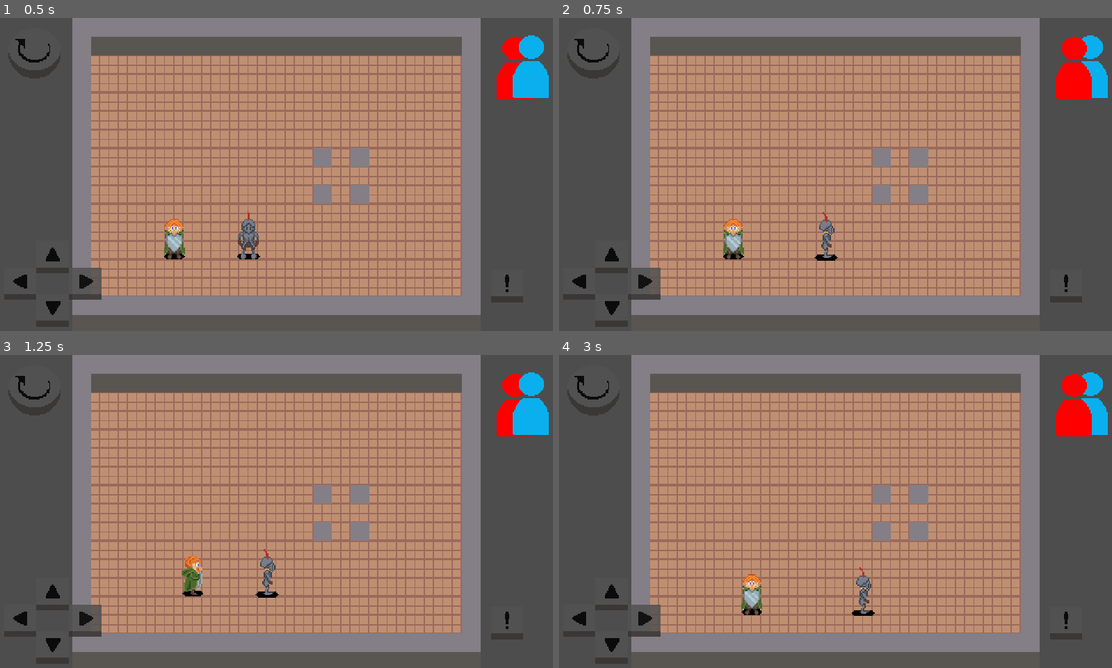
Above: before the commit, frames 1-4 (two rows, left to right).
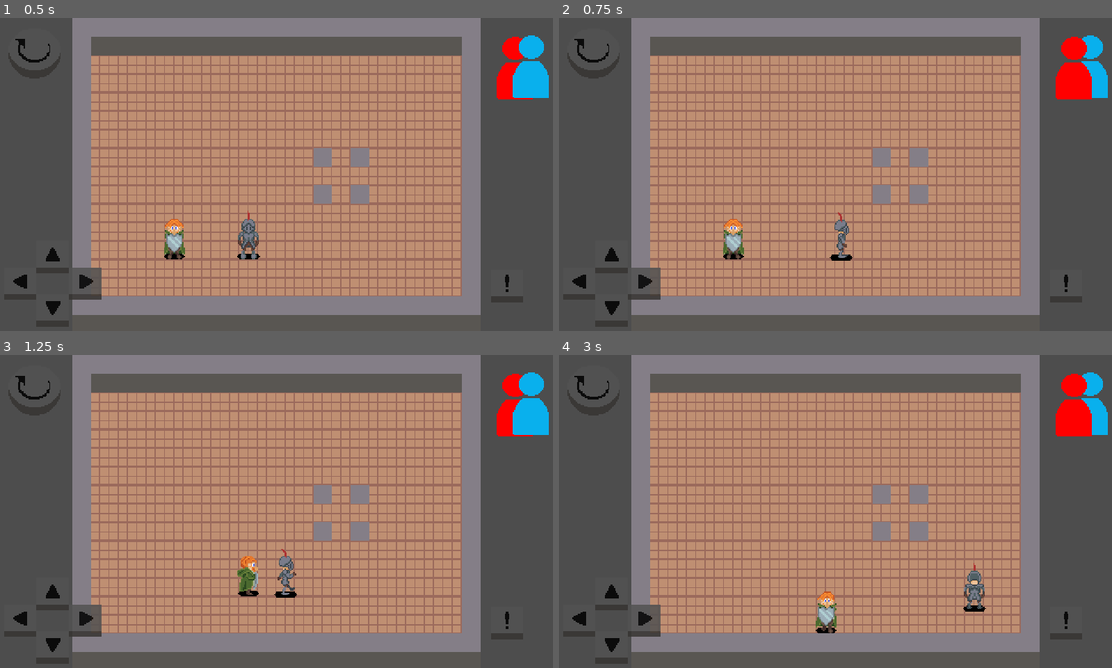
Above: after the commit, the same moments.

Repository: gumaciel/awesome-game-jam-01
Game: Godot game, scene res://scenes/main.tscn
Same seed, same stepped clock (60 frames per second), same inputs: the game is played once before the commit and once after it. The engine's default icon, where the game draws it, is replaced by a stand-in: a white triangle on a blue panel in a dark square.
Inputs:
- Up to frame 1 (0.5 s): no input
- Up to frame 2 (0.75 s): tap Enter (ui_accept) at 0.5 s; hold Right (ui_right) from 0.53 s (still down)
- Up to frame 3 (1.25 s): keep holding Right (ui_right); tap Enter (ui_accept) at 0.77 s
- Up to frame 4 (3 s): release Right (ui_right) at 1.28 s; hold Down (ui_down) 1.28-2.03 s; tap Enter (ui_accept) at 1.52 s; hold Right (ui_right) 2.03-2.78 s; hold Up (ui_up) from 2.78 s (still down)

Frame 1 is identical in both runs. In frame 2, 0.5% of the frame differs, in the area x 46-54%, y 62-78%; in frame 3, 1.3%; in frame 4, 1.4%, in the area x 32-78%, y 66-89%.

Commit message:
Movimentação melhorada
Agora a movimentação é contínua e animações ajeitadas

Diff:
--- a/characters/player_base.gd
+++ b/characters/player_base.gd
@@ -16,4 +16,4 @@
 func _ready():
 	self.active = active
 	raycasts = base_raycasts
-	anim = animations
+	animation_player = animations
--- a/characters/player_base.tscn
+++ b/characters/player_base.tscn
@@ -126,12 +126,16 @@
 "values": [8, 9, 10, 11]
 }
 
+[sub_resource type="Animation" id="Animation_xvyri"]
+resource_name = "stoped"
+
 [sub_resource type="AnimationLibrary" id="AnimationLibrary_vxyko"]
 _data = {
 "RESET": SubResource("Animation_5bx3v"),
 "down": SubResource("Animation_bgel3"),
 "left": SubResource("Animation_akc7u"),
 "right": SubResource("Animation_7ugm0"),
+"stoped": SubResource("Animation_xvyri"),
 "up": SubResource("Animation_d0tnl")
 }
 
--- a/characters/templates/player_template_1.gd
+++ b/characters/templates/player_template_1.gd
@@ -3,7 +3,7 @@
 @export var ID_Player: int
 @export var Moving_Mode: int
 var raycasts : Node2D
-var anim : AnimationPlayer
+var animation_player : AnimationPlayer
 
 const GRID_SIZE: float = 16.0
 
@@ -12,8 +12,8 @@
 	Vector2.UP : "up",
 	Vector2.DOWN : "down",
 	Vector2.LEFT : "left",
-	Vector2.RIGHT : "right"
-
+	Vector2.RIGHT : "right",
+	Vector2.ZERO : "stoped"
 }
 func _physics_process(_delta: float) -> void:
 	if get_direction() != Vector2.ZERO and not is_moving:
@@ -24,7 +24,7 @@
 				colliders.append(ray.target_position.clamp(Vector2(-1,-1),Vector2(1,1)))
 		var direction: Vector2 = get_direction()
 		if animation_direction.has(direction):
-			anim.play(animation_direction[direction])
+			animation_player.play(animation_direction[direction])
 		if colliders.has(direction):
 			is_moving = false
 			return
@@ -35,10 +35,11 @@
 			position + direction * GRID_SIZE,
 			0.1
 		)
-		await get_tree().create_timer(.5).timeout
-		anim.stop()
+		await move_tween.finished
+#		await get_tree().create_timer(.5).timeout
 		is_moving = false
-
+	if get_direction() == Vector2.ZERO:
+		animation_player.stop()
 func get_direction() -> Vector2:
 	var direction = Vector2(
 		Input.get_axis("ui_left", "ui_right"),
--- a/characters/templates/player_template_3.gd
+++ b/characters/templates/player_template_3.gd
@@ -2,7 +2,7 @@
 
 var is_walking = false
 var raycasts : Node2D
-var anim : AnimationPlayer
+var animation_player : AnimationPlayer
 var inputs = {  "ui_up"    : Vector2.UP,
 				"ui_down"  : Vector2.DOWN,
 				"ui_left"  : Vector2.LEFT,
@@ -14,7 +14,7 @@
 
 	for dir in inputs.keys():
 		if event.is_action_pressed(dir):
-			anim.play(dir)
+			animation_player.play(dir)
 			move(dir)
 
 
@@ -31,4 +31,4 @@
 	var tile_position = position + inputs[dir] * 16
 	move_tween.tween_property(self, "position",tile_position , 0.2 )
 	await move_tween.finished
-	anim.pause()
+	animation_player.pause()
Not shown: 1 places in characters/player_base.tscn that only renumber resources
